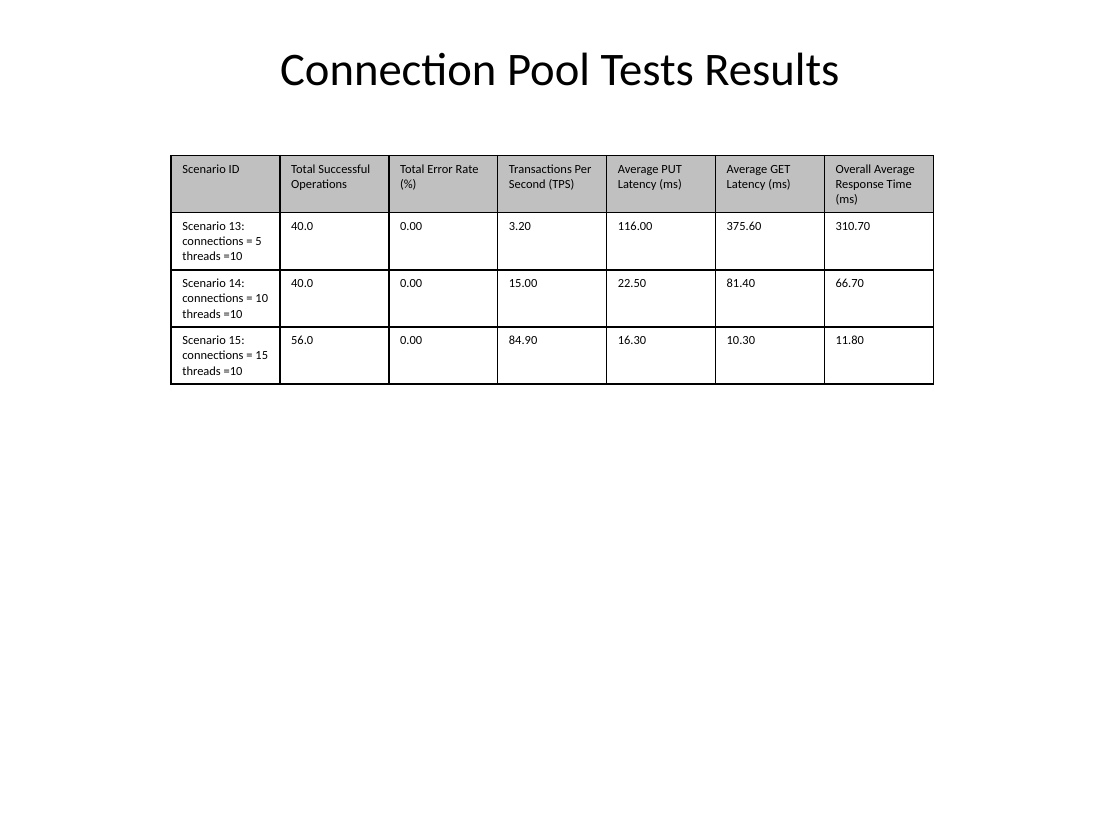
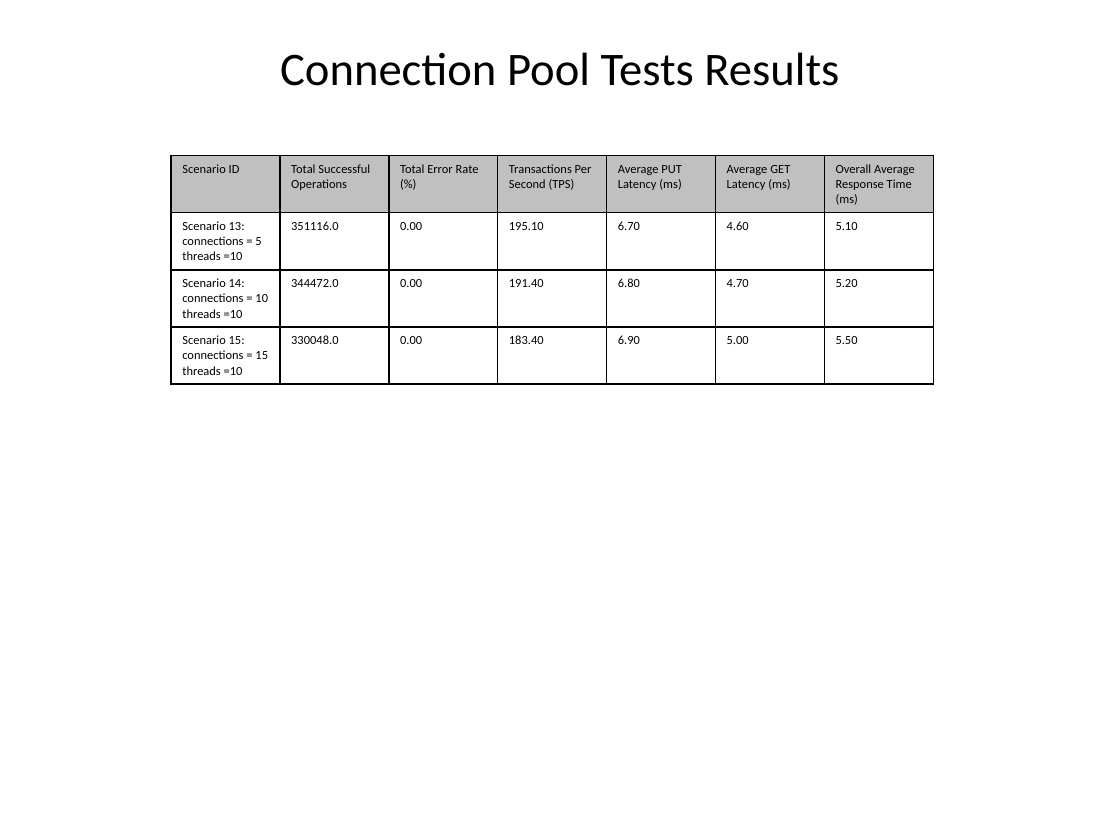
Before and after one commit to Daniel-Kleyman/couchbaseloadtester, a slide deck: slide 8 of couchbaseReport.pptx. Drawn at 1120x840 pixels with LibreOffice and Linux fonts; fonts in the diff are those of the drawing. Boxes give left, top, right and bottom in pixels: in the first picture for what was removed or moved away, otherwise in the second. Text is boxed around its words. In the diff, an @@ line names an element or a change of style, - is before the commit and + after.

```diff
--- a/couchbaseReport.pptx
+++ b/couchbaseReport.pptx
@@ table at bbox=[171, 156, 932, 380] @@
-row 2: Scenario 13: connections = 5 threads =10 | 40.0 | 0.00 | 3.20 | 116.00 | 375.60 | 310.70
+row 2: Scenario 13: connections = 5 threads =10 | 351116.0 | 0.00 | 195.10 | 6.70 | 4.60 | 5.10
-row 3: Scenario 14: connections = 10 threads =10 | 40.0 | 0.00 | 15.00 | 22.50 | 81.40 | 66.70
+row 3: Scenario 14: connections = 10 threads =10 | 344472.0 | 0.00 | 191.40 | 6.80 | 4.70 | 5.20
-row 4: Scenario 15: connections = 15 threads =10 | 56.0 | 0.00 | 84.90 | 16.30 | 10.30 | 11.80
+row 4: Scenario 15: connections = 15 threads =10 | 330048.0 | 0.00 | 183.40 | 6.90 | 5.00 | 5.50
```
Also in this commit, not shown: 1 other slide changed.
